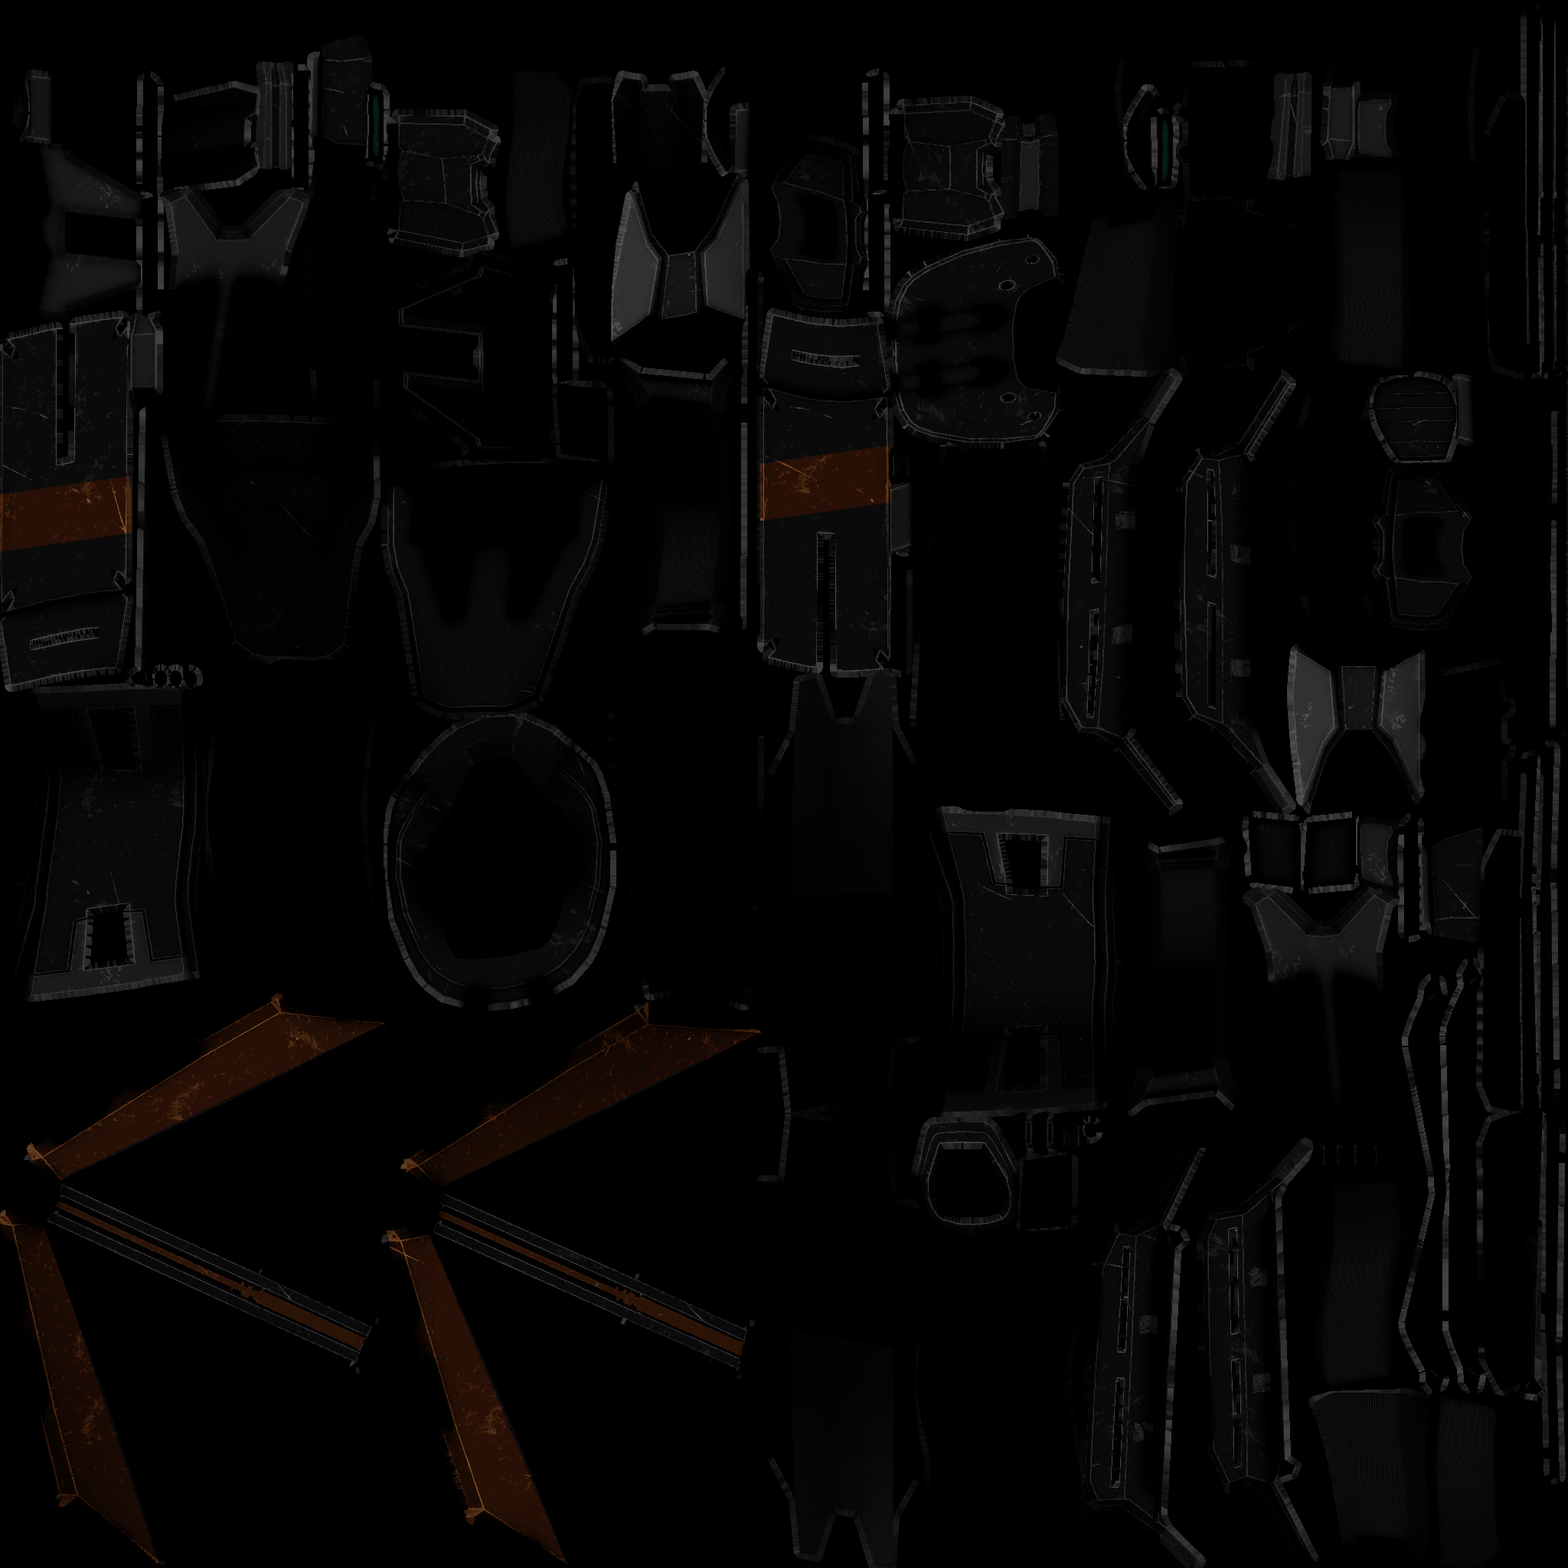
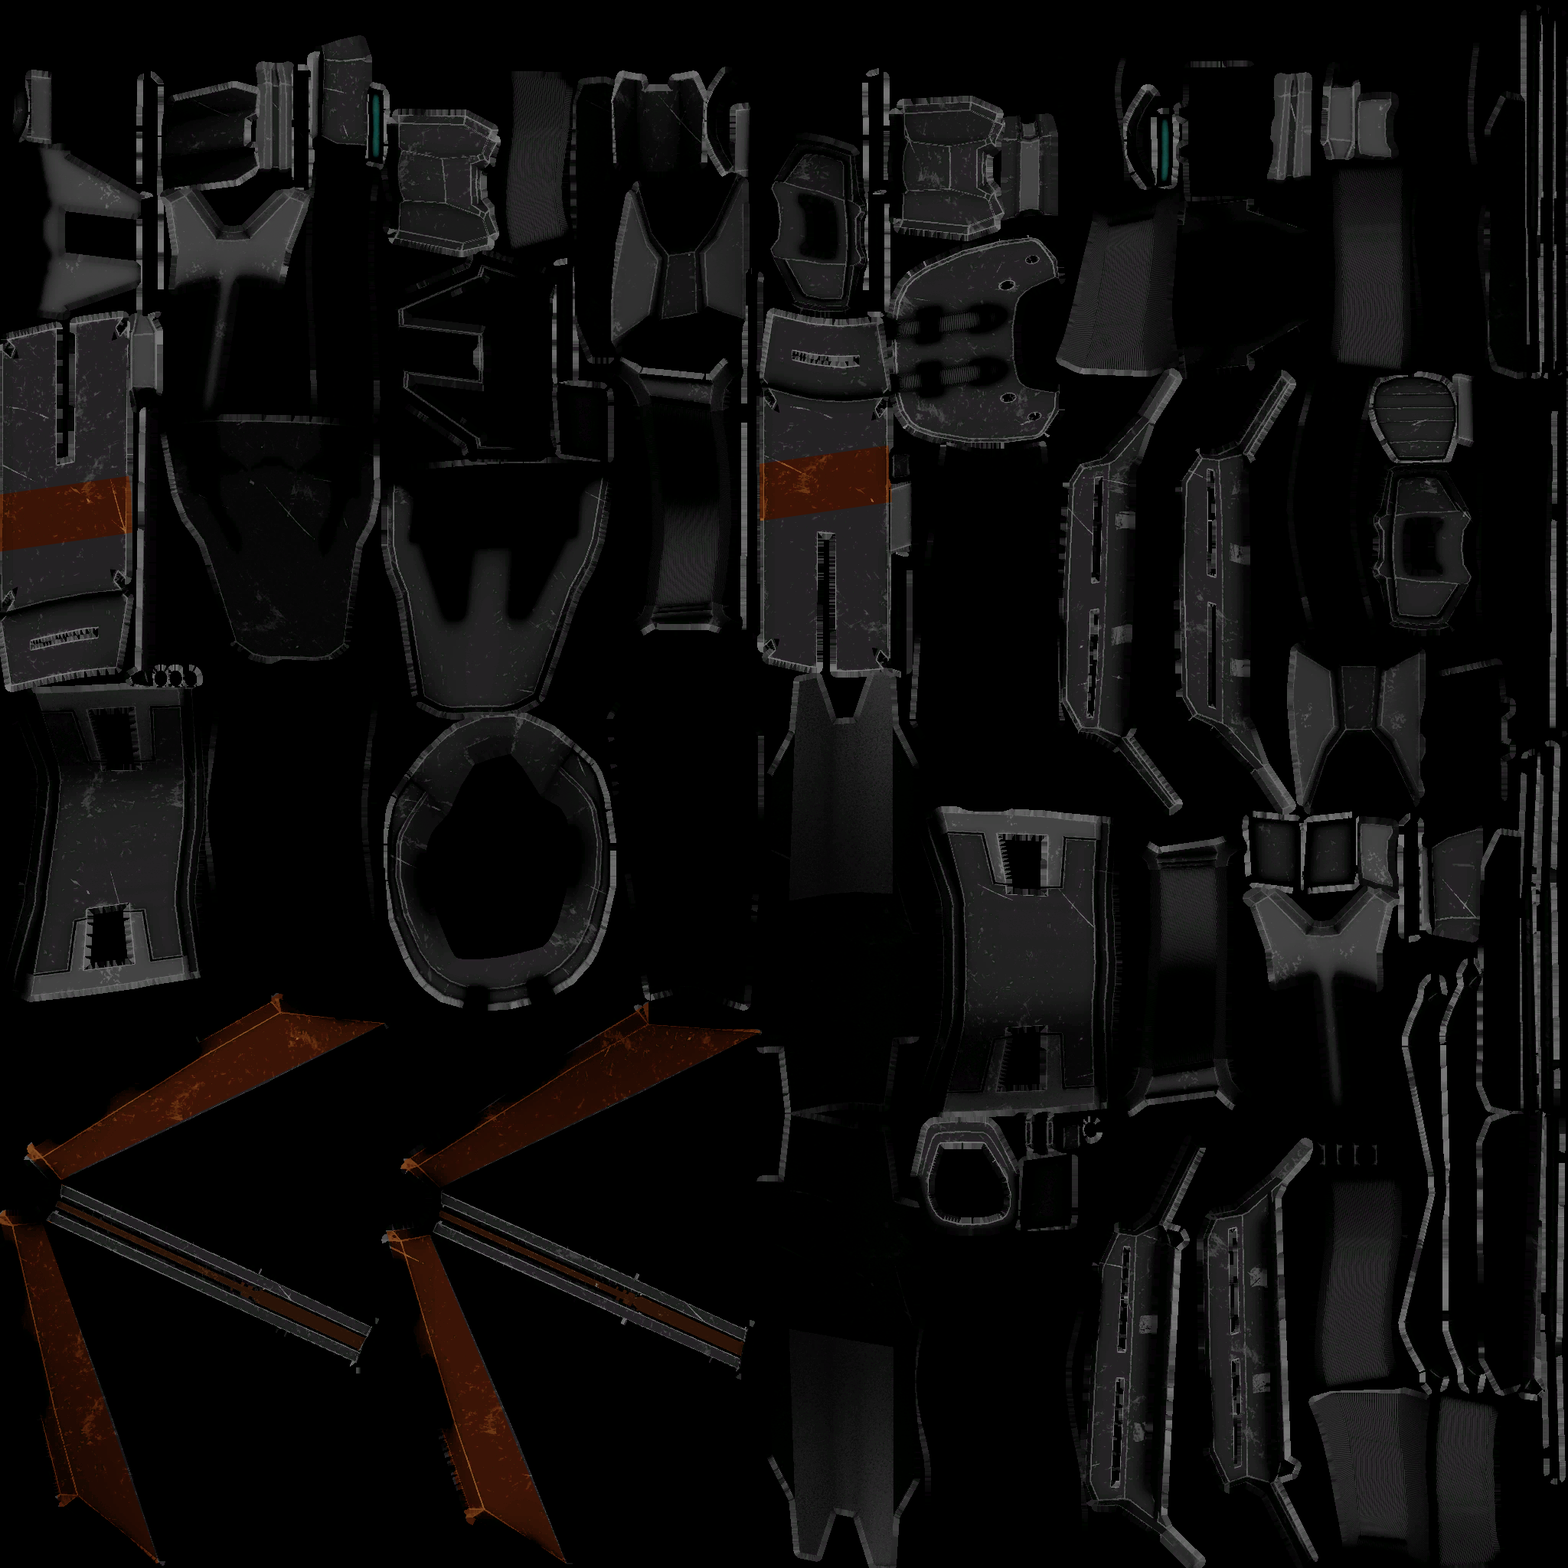
Two versions of the same layered image (1568 × 1568). Layer-by-layer changes:
pixels changed over <box>0,4,1568,1568</box> (layer not identified)